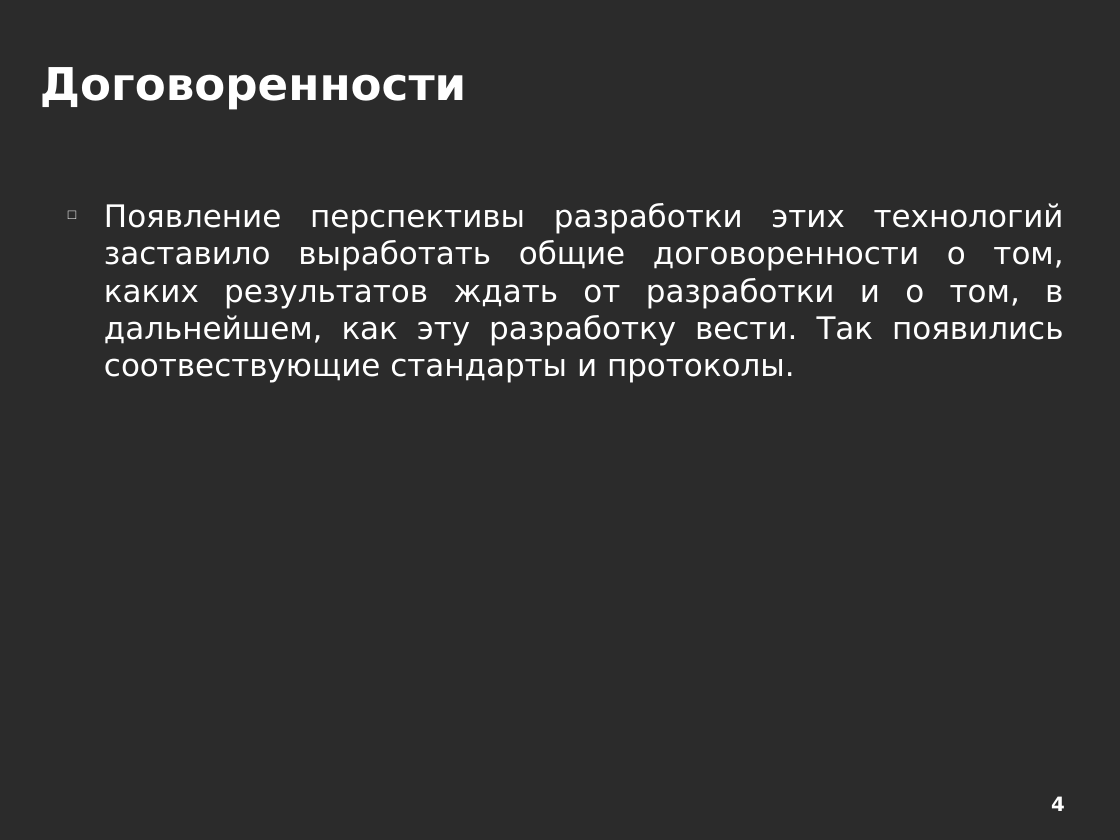
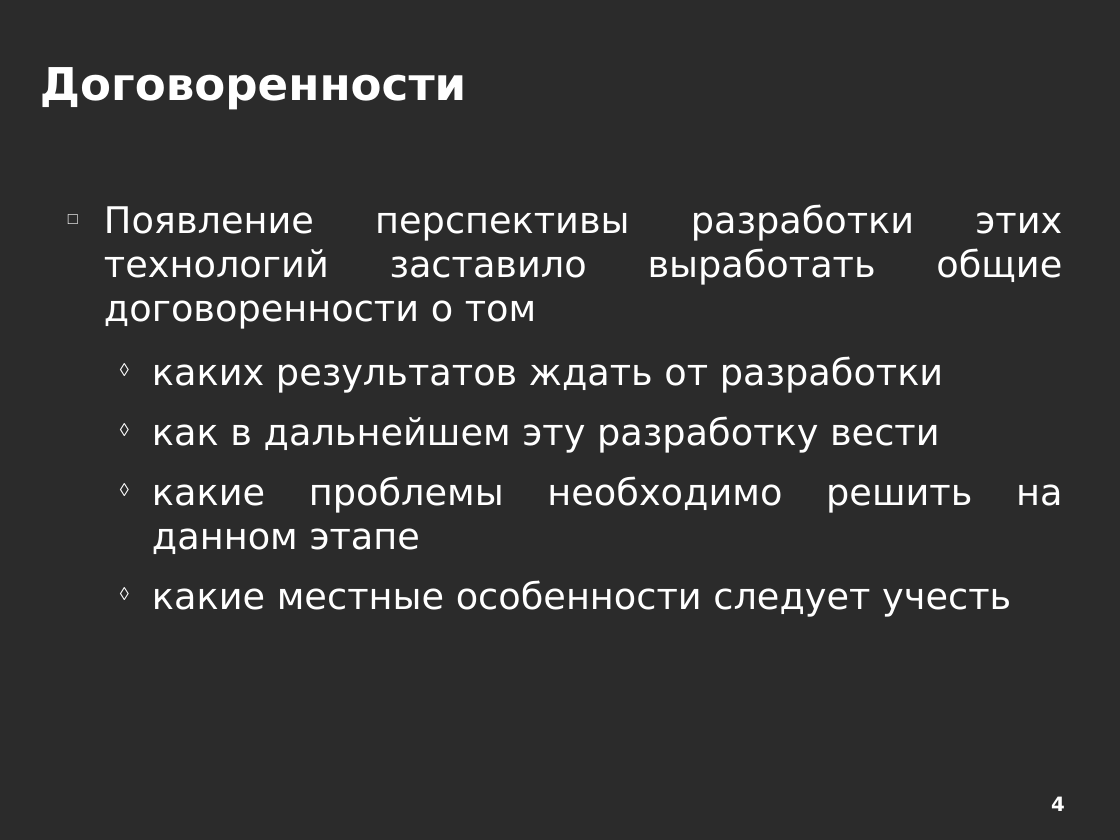
Before and after one commit to aeremenok/a-team-777, a slide deck: slide 4 of 10/smm/doc/eav_wireless.odp. Drawn at 1120x840 pixels with LibreOffice and Linux fonts; fonts in the diff are those of the drawing; background and template pictures are left out; a plain dark background stands for a picture behind light text. Boxes give left, top, right and bottom in pixels: in the first picture for what was removed or moved away, otherwise in the second. Text is boxed around its words. In the diff, an @@ line names an element or a change of style, - is before the commit and + after.

```diff
--- a/10/smm/doc/eav_wireless.odp
+++ b/10/smm/doc/eav_wireless.odp
@@ text at [104,204,1062,617]: text changed; size 22 to 26 pt @@
-□ Появление перспективы разработки этих технологий заставило выработать общие договоренности о том, каких результатов ждать от разработки и о том, в дальнейшем, как эту разработку вести. Так появились соотвествующие стандарты и протоколы.
+□ Появление перспективы разработки этих технологий заставило выработать общие договоренности о том
+  ◊ каких результатов ждать от разработки
+  ◊ как в дальнейшем эту разработку вести
+  ◊ какие проблемы необходимо решить на данном этапе
+  ◊ какие местные особенности следует учесть
```
Also in this commit, not shown: 20 other slides changed, 3 slides added, 1 slide removed.
